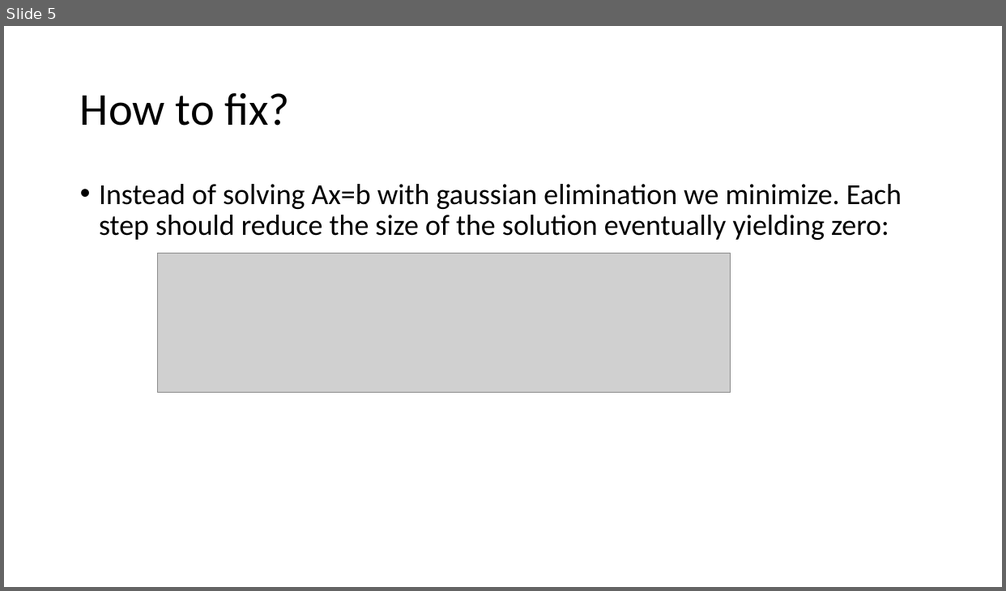
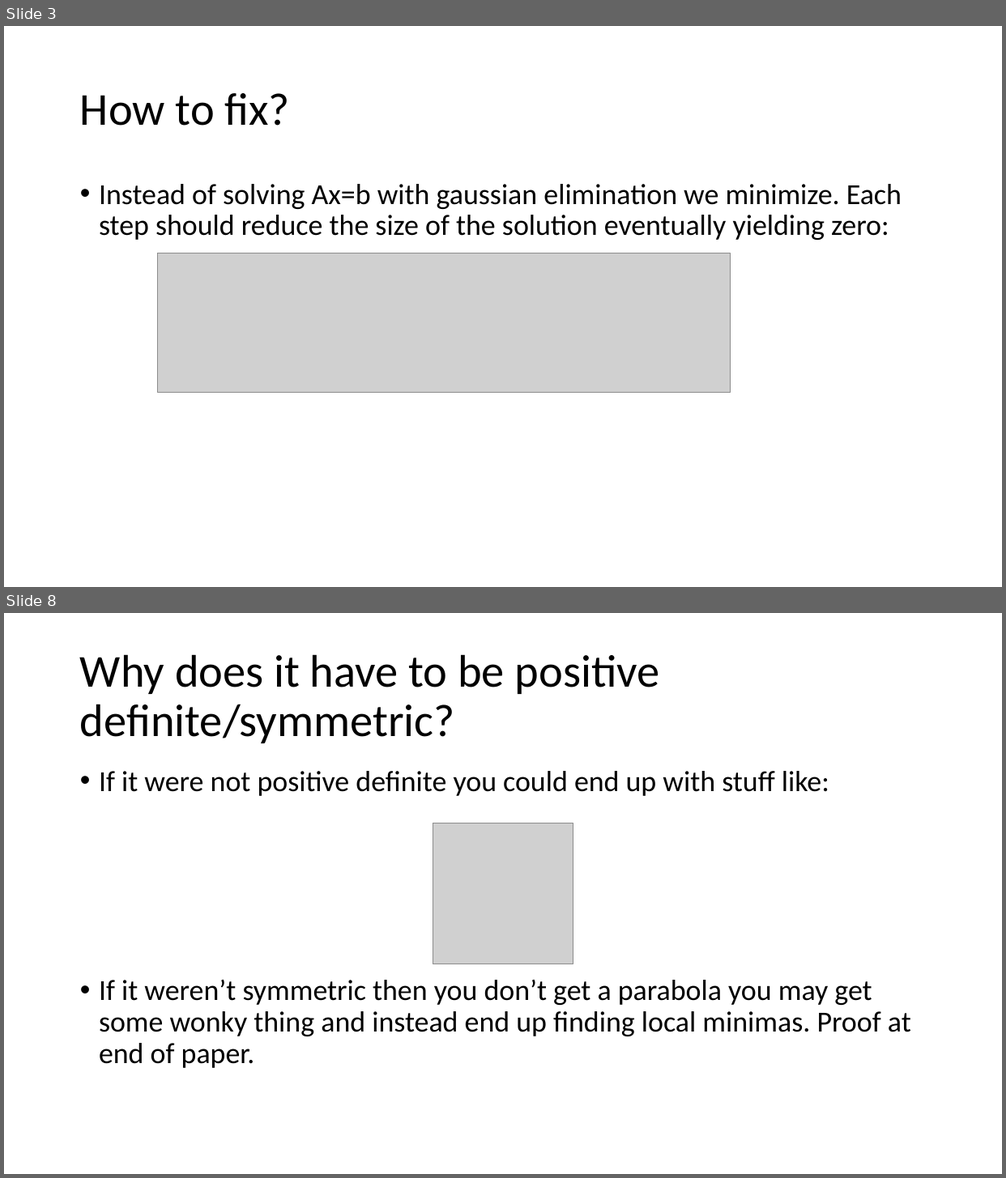
Before and after one commit to grantcurell/science, a slide deck: Linear Algebra/Quadratic Form Minimization.pptx. Shown one above the other, each under a label of ours: slide 5 before the commit, slides 3 and 8 after it; the slides between them are not shown. The pictures are 1006x591 and 1006x1178 pixels, drawn with LibreOffice and Linux fonts; fonts in the diff are those of the drawing; grey boxes stand for pictures. Boxes give left, top, right and bottom in pixels: in the first picture for what was removed or moved away, otherwise in the second. Text is boxed around its words. In the diff, an @@ line names an element or a change of style, - is before the commit and + after.

```diff
--- a/Linear Algebra/Quadratic Form Minimization.pptx
+++ b/Linear Algebra/Quadratic Form Minimization.pptx
@@ slide 8 added at (4, 613, 1002, 1174), background #FFFFFF @@
@@ title added at (80, 654, 660, 743), 44 pt, text #000000 @@
+Why does it have to be positive definite/symmetric?
@@ text added at (99, 771, 911, 1068), 28 pt, text #000000 @@
+• If it were not positive definite you could end up with stuff like:
+• If it weren’t symmetric then you don’t get a parabola you may get some wonky thing and instead end up finding local minimas. Proof at end of paper.
@@ picture added at (433, 824, 573, 965) @@
@@ what was slide 5 is now slide 3 @@
```
Also in this commit, not shown: 3 slides changed, 3 other slides added, 1 slide removed.
